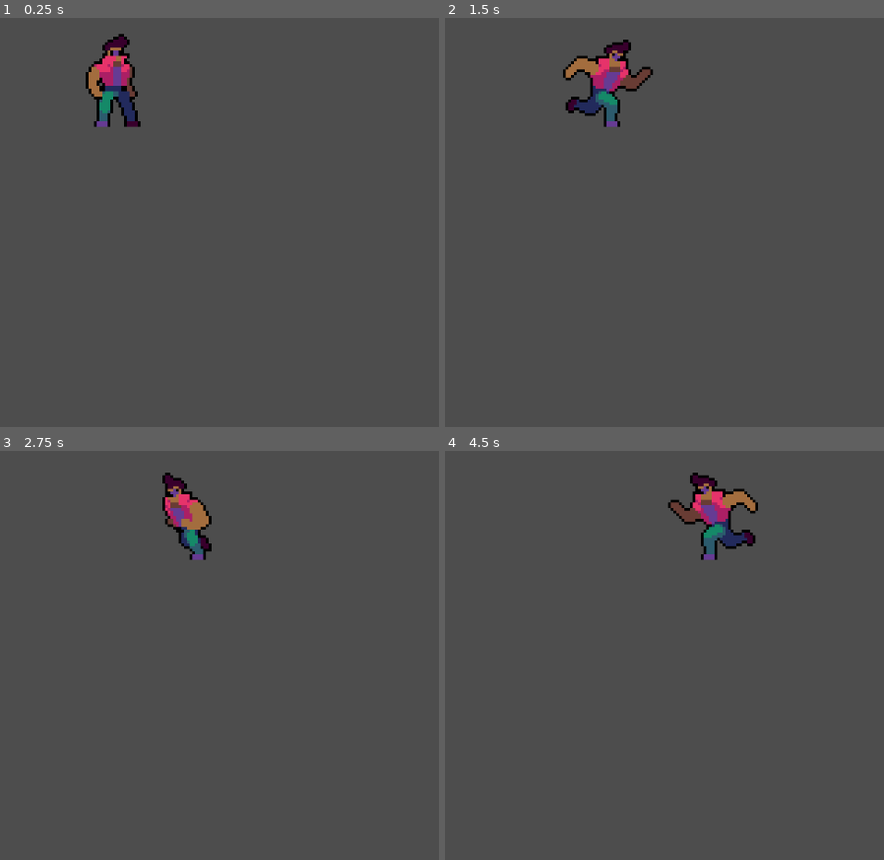
Above: before the commit, frames 1-4 (two rows, left to right).
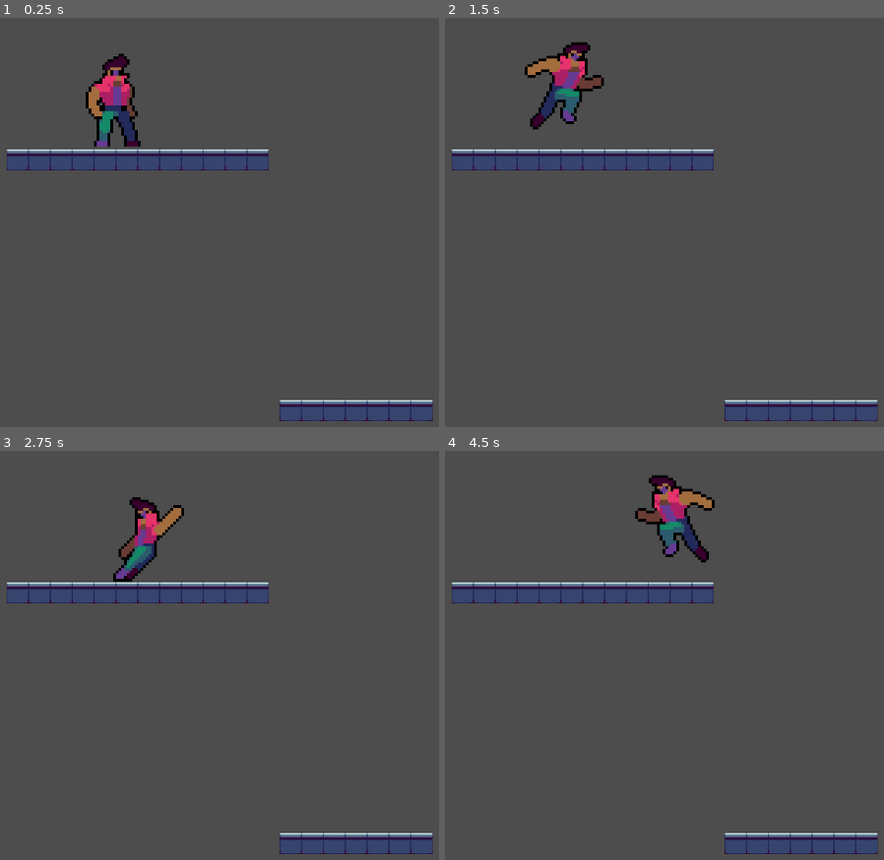
Above: after the commit, the same moments.

Repository: MiniJam-Cyber-Team-RTL/CyberProject
Game: Godot game, scene res://main.tscn
Two runs of this game, one before a commit and one after it. Both use one fixed random seed, a clock stepped at 60 frames per second and the inputs below. Before the commit the project starts from res://player.tscn.
Inputs:
- Up to frame 1 (0.25 s): no input
- Up to frame 2 (1.5 s): tap Enter (ui_accept) at 0.5, 0.6, 0.77, 1.07, 1.35 s; hold Right (ui_right) from 0.53 s (still down)
- Up to frame 3 (2.75 s): tap Enter (ui_accept) at 1.52, 1.82, 2.1 s; release Right (ui_right) at 2.03 s; hold Left (ui_left) from 2.03 s (still down)
- Up to frame 4 (4.5 s): release Left (ui_left) at 2.78 s; hold Right (ui_right) 2.78-4.28 s; tap Enter (ui_accept) at 2.85, 3.02, 3.32, 3.6, 3.77, 4.07, 4.35 s; hold Left (ui_left) from 4.28 s (still down)

The runs differ from the first frame. In frame 1, 7.2% of the frame differs, in the area x 1-99%, y 3-99%; in frame 2, 8.4%; in frame 3, 7.7%; in frame 4, 8.5%, in the area x 1-99%, y 5-99%.

Commit message:
ADD jump anim

Diff:
--- a/Game/Scripts/player.gd
+++ b/Game/Scripts/player.gd
@@ -4,26 +4,32 @@
 const SPEED = 100.0
 const JUMP_VELOCITY = -300.0
 
+var is_facing_right = true
 
 func _physics_process(delta: float) -> void:
+	var direction := Input.get_axis("ui_left", "ui_right")
+	is_facing_right = false if direction == -1 else true
+
 	# Add the gravity.
-	#if not is_on_floor():
-		#velocity += get_gravity() * delta
+	if not is_on_floor():
+		velocity += get_gravity() * delta
 
-	# Handle jump.
-	#if Input.is_action_just_pressed("ui_accept") and is_on_floor():
-		#velocity.y = JUMP_VELOCITY
-
+	else:
+		if direction:
+			velocity.x = direction * SPEED
+			$AnimatedSprite2D.animation = "run"
+			$AnimatedSprite2D.flip_h = !is_facing_right
+			$AnimatedSprite2D.play()
+		else:
+			velocity.x = move_toward(velocity.x, 0, SPEED)
+			$AnimatedSprite2D.animation = "idle"
+			$AnimatedSprite2D.play()
+			# Handle jump.
+		if Input.is_action_just_pressed("ui_accept") and is_on_floor():
+			velocity.y = JUMP_VELOCITY
+			$AnimatedSprite2D.animation = "jump"
+			$AnimatedSprite2D.flip_h = !is_facing_right
+			$AnimatedSprite2D.play()
 	# Get the input direction and handle the movement/deceleration.
 	# As good practice, you should replace UI actions with custom gameplay actions.
-	var direction := Input.get_axis("ui_left", "ui_right")
-	if direction:
-		velocity.x = direction * SPEED
-		print(direction)
-		$AnimatedSprite2D.animation = "run"
-		$AnimatedSprite2D.flip_h = false if direction == 1 else true
-	else:
-		velocity.x = move_toward(velocity.x, 0, SPEED)
-		$AnimatedSprite2D.animation = "idle"
-
 	move_and_slide()
--- /dev/null
+++ b/Game/main.tscn
@@ -0,0 +1,26 @@
+[gd_scene load_steps=5 format=3 uid="uid://c2fotaqa35vpc"]
+
+[ext_resource type="PackedScene" uid="uid://h0rlffgiuech" path="res://player.tscn" id="1_fee41"]
+[ext_resource type="Texture2D" uid="uid://k2y52pe1yj7r" path="res://Assets/Images/Levels/tile.png" id="2_51djm"]
+
+[sub_resource type="TileSetAtlasSource" id="TileSetAtlasSource_6md8o"]
+texture = ExtResource("2_51djm")
+texture_region_size = Vector2i(32, 32)
+0:0/0 = 0
+0:0/0/physics_layer_0/polygon_0/points = PackedVector2Array(-8, -8, 8, -8, 8, 8, -8, 8)
+1:0/0 = 0
+0:1/0 = 0
+1:1/0 = 0
+
+[sub_resource type="TileSet" id="TileSet_3vbtb"]
+physics_layer_0/collision_layer = 1
+sources/0 = SubResource("TileSetAtlasSource_6md8o")
+
+[node name="Main" type="Node2D"]
+
+[node name="Player" parent="." instance=ExtResource("1_fee41")]
+
+[node name="TileMap" type="TileMap" parent="."]
+tile_set = SubResource("TileSet_3vbtb")
+format = 2
+layer_0/tile_data = PackedInt32Array(983043, 0, 0, 983045, 0, 0, 983047, 0, 0, 983049, 0, 0, 983051, 0, 0, 983053, 0, 0, 983055, 0, 0, 983057, 0, 0, 983059, 0, 0, 983061, 0, 0, 983063, 0, 0, 983065, 0, 0, 2490396, 0, 0, 2490398, 0, 0, 2490400, 0, 0, 2490402, 0, 0, 2490404, 0, 0, 2490406, 0, 0, 2490408, 0, 0)
--- a/Game/player.tscn
+++ b/Game/player.tscn
@@ -1,8 +1,9 @@
-[gd_scene load_steps=16 format=3 uid="uid://h0rlffgiuech"]
+[gd_scene load_steps=20 format=3 uid="uid://h0rlffgiuech"]
 
 [ext_resource type="Script" path="res://Scripts/player.gd" id="1_iyu3m"]
-[ext_resource type="Texture2D" uid="uid://b0ojtcqdupun6" path="res://assets/Images/Sprites/Player/player_idle.png" id="2_vjiwu"]
-[ext_resource type="Texture2D" uid="uid://dd2m1be1abpit" path="res://assets/Images/Sprites/Player/player_run.png" id="3_n5fnu"]
+[ext_resource type="Texture2D" uid="uid://b0ojtcqdupun6" path="res://Assets/Images/Sprites/Player/player_idle.png" id="2_vjiwu"]
+[ext_resource type="Texture2D" uid="uid://bjirin67ap8ry" path="res://assets/Images/Sprites/Player/player_jump.png" id="3_136nf"]
+[ext_resource type="Texture2D" uid="uid://dd2m1be1abpit" path="res://Assets/Images/Sprites/Player/player_run.png" id="3_n5fnu"]
 
 [sub_resource type="AtlasTexture" id="AtlasTexture_uam60"]
 atlas = ExtResource("2_vjiwu")
@@ -19,6 +20,18 @@
 [sub_resource type="AtlasTexture" id="AtlasTexture_ddoh7"]
 atlas = ExtResource("2_vjiwu")
 region = Rect2(145, 0, 24, 48)
+
+[sub_resource type="AtlasTexture" id="AtlasTexture_a3x6s"]
+atlas = ExtResource("3_136nf")
+region = Rect2(0, 0, 48, 48)
+
+[sub_resource type="AtlasTexture" id="AtlasTexture_s4qxl"]
+atlas = ExtResource("3_136nf")
+region = Rect2(48, 0, 48, 48)
+
+[sub_resource type="AtlasTexture" id="AtlasTexture_frpy5"]
+atlas = ExtResource("3_136nf")
+region = Rect2(96, 0, 48, 48)
 
 [sub_resource type="AtlasTexture" id="AtlasTexture_fdbge"]
 atlas = ExtResource("3_n5fnu")
@@ -65,6 +78,20 @@
 }, {
 "frames": [{
 "duration": 1.0,
+"texture": SubResource("AtlasTexture_a3x6s")
+}, {
+"duration": 1.0,
+"texture": SubResource("AtlasTexture_s4qxl")
+}, {
+"duration": 1.0,
+"texture": SubResource("AtlasTexture_frpy5")
+}],
+"loop": false,
+"name": &"jump",
+"speed": 4.0
+}, {
+"frames": [{
+"duration": 1.0,
 "texture": SubResource("AtlasTexture_fdbge")
 }, {
 "duration": 1.0,
@@ -100,10 +127,11 @@
 [node name="AnimatedSprite2D" type="AnimatedSprite2D" parent="."]
 position = Vector2(-1, -24)
 sprite_frames = SubResource("SpriteFrames_0kp0c")
-animation = &"run"
+animation = &"idle"
 autoplay = "idle"
-frame_progress = 0.741734
 
 [node name="CollisionShape2D" type="CollisionShape2D" parent="."]
 position = Vector2(0, -17)
 shape = SubResource("RectangleShape2D_iv86t")
+
+[connection signal="animation_finished" from="AnimatedSprite2D" to="." method="_on_animated_sprite_2d_animation_finished"]
--- a/Game/project.godot
+++ b/Game/project.godot
@@ -11,7 +11,7 @@
 [application]
 
 config/name="CyberProject"
-run/main_scene="res://player.tscn"
+run/main_scene="res://main.tscn"
 config/features=PackedStringArray("4.3", "Forward Plus")
 config/icon="res://icon.svg"
 
Binary file added: Game/Assets/Images/Levels/tile.png
Not shown, added: Game/Assets/Images/Levels/tile.png.import
Binary file added: Game/Assets/Images/Sprites/Player/player_jump.png
Not shown, added: Game/Assets/Images/Sprites/Player/player_jump.png.import
